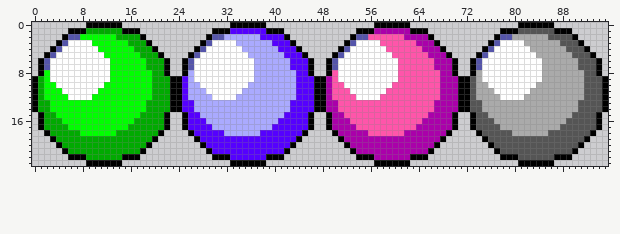
Two states of a sprite sheet, www/assets/images/ball1.png. Above is the file before it was changed.
The file is 96x24 pixels.
The same view after the edit:
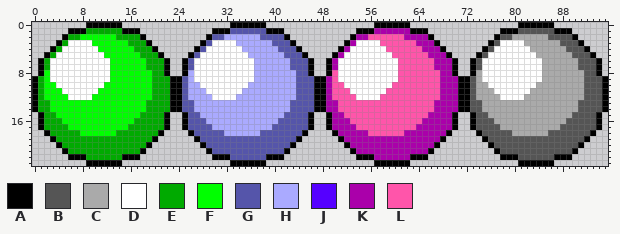
Palette (. is transparent): A #000000  B #555555  C #aaaaaa  D #ffffff  E #00aa00  F #00ff00  G #5555aa  H #aaaaff  J #5500ff  K #aa00aa  L #ff55aa
Diff:
{"y":1,"x":33,"old":"JJJJJJ","new":"GGGGGG"}
{"y":2,"x":6,"old":"GG","new":"EE"}
{"y":2,"x":38,"old":"JJJJ","new":"GGGG"}
{"y":2,"x":54,"old":"GG","new":"KK"}
{"y":2,"x":78,"old":"GG","new":"BB"}
{"y":3,"x":5,"old":"G","new":"E"}
{"y":3,"x":40,"old":"JJJ","new":"GGG"}
{"y":3,"x":53,"old":"G","new":"K"}
{"y":3,"x":77,"old":"G","new":"B"}
{"y":4,"x":4,"old":"G","new":"E"}
{"y":4,"x":41,"old":"JJJ","new":"GGG"}
{"y":4,"x":52,"old":"G","new":"K"}
{"y":4,"x":76,"old":"G","new":"B"}
{"y":5,"x":3,"old":"G","new":"E"}
{"y":5,"x":42,"old":"JJJ","new":"GGG"}
{"y":5,"x":51,"old":"G","new":"K"}
{"y":5,"x":75,"old":"G","new":"B"}
{"y":6,"x":2,"old":"G","new":"E"}
{"y":6,"x":43,"old":"JJJ","new":"GGG"}
{"y":6,"x":50,"old":"G","new":"K"}
{"y":6,"x":74,"old":"G","new":"B"}
{"y":7,"x":2,"old":"G","new":"E"}
{"y":7,"x":43,"old":"JJJ","new":"GGG"}
{"y":7,"x":50,"old":"G","new":"K"}
{"y":7,"x":74,"old":"G","new":"B"}
{"y":8,"x":44,"old":"JJ","new":"GG"}
{"y":9,"x":25,"old":"J","new":"G"}
{"y":9,"x":44,"old":"JJJ","new":"GGG"}
{"y":10,"x":25,"old":"J","new":"G"}
{"y":10,"x":44,"old":"JJJ","new":"GGG"}
{"y":11,"x":25,"old":"J","new":"G"}
{"y":11,"x":44,"old":"JJJ","new":"GGG"}
{"y":12,"x":25,"old":"J","new":"G"}
{"y":12,"x":44,"old":"JJJ","new":"GGG"}
{"y":13,"x":25,"old":"JJ","new":"GG"}
{"y":13,"x":43,"old":"JJJJ","new":"GGGG"}
{"y":14,"x":25,"old":"JJ","new":"GG"}
{"y":14,"x":43,"old":"JJJJ","new":"GGGG"}
{"y":15,"x":26,"old":"JJ","new":"GG"}
{"y":15,"x":42,"old":"JJJJ","new":"GGGG"}
{"y":16,"x":26,"old":"JJJ","new":"GGG"}
{"y":16,"x":41,"old":"JJJJJ","new":"GGGGG"}
{"y":17,"x":26,"old":"JJJJ","new":"GGGG"}
{"y":17,"x":40,"old":"JJJJJJ","new":"GGGGGG"}
{"y":18,"x":27,"old":"JJJJJ","new":"GGGGG"}
{"y":18,"x":38,"old":"JJJJJJJ","new":"GGGGGGG"}
{"y":19,"x":28,"old":"JJJJJJJJJJJJJJJJ","new":"GGGGGGGGGGGGGGGG"}
{"y":20,"x":29,"old":"JJJJJJJJJJJJJJ","new":"GGGGGGGGGGGGGG"}
{"y":21,"x":30,"old":"JJJJJJJJJJJJ","new":"GGGGGGGGGGGG"}
{"y":22,"x":33,"old":"JJJJJJ","new":"GGGGGG"}
{"label":"changed","picture_box":[182,28,368,160]}
{"label":"changed","picture_box":[44,34,80,70]}
{"label":"changed","picture_box":[476,34,512,70]}
